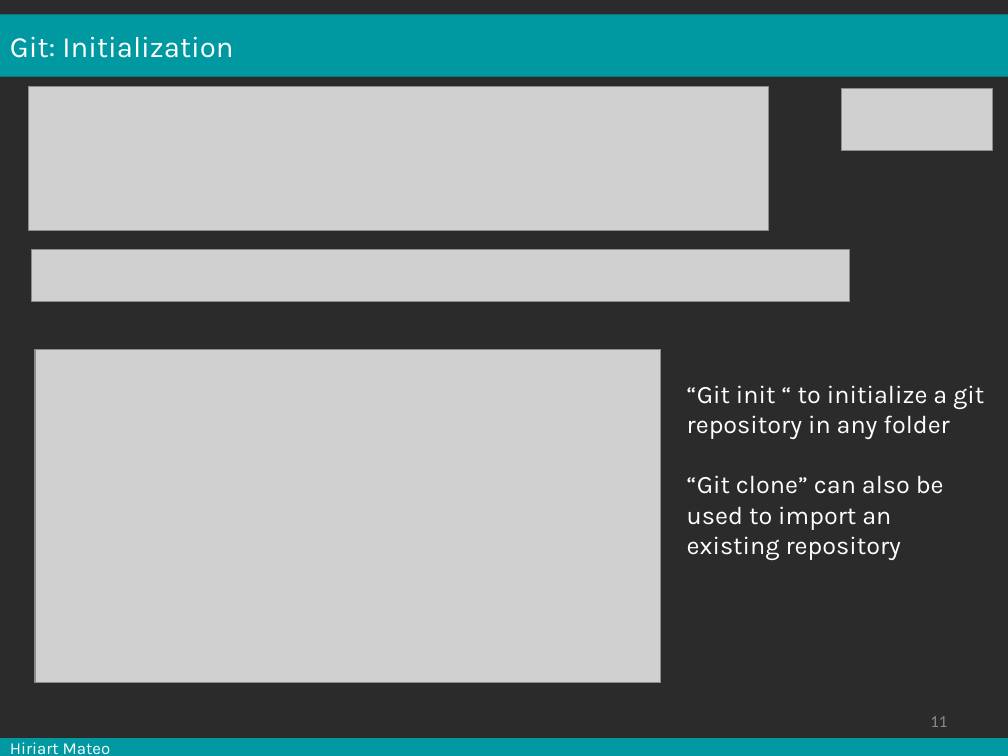
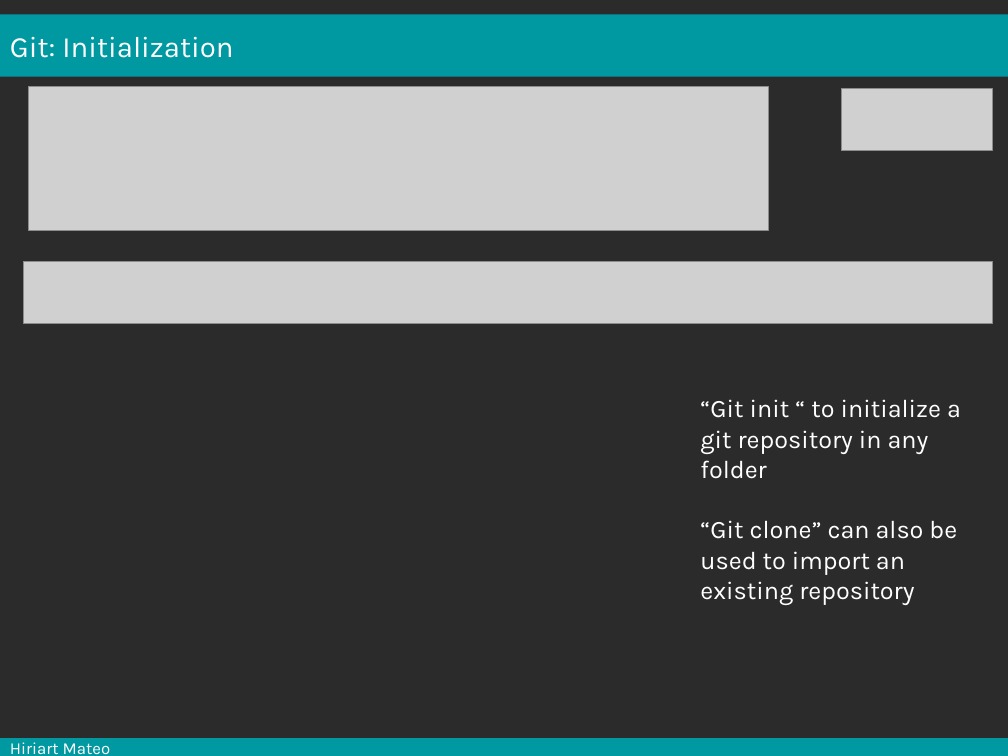
Before and after one commit to mesocentre-clermont-auvergne/formation_fair, a slide deck: slide 9 of fair_versionnage/versionnage_cours/cours.odp (slide 11 before the commit). Drawn at 1008x756 pixels with LibreOffice and Linux fonts; fonts in the diff are those of the drawing; grey boxes stand for pictures; background and template pictures are left out; a plain dark background stands for a picture behind light text. Boxes give left, top, right and bottom in pixels: in the first picture for what was removed or moved away, otherwise in the second. Text is boxed around its words. In the diff, an @@ line names an element or a change of style, - is before the commit and + after.

```diff
--- a/fair_versionnage/versionnage_cours/cours.odp
+++ b/fair_versionnage/versionnage_cours/cours.odp
@@ picture: place and size @@
-picture at <box>31,249,849,301</box>
+picture at <box>24,262,993,325</box>
@@ picture removed at <box>35,350,661,682</box> @@
@@ text "“Git init “ to initialize ..." rewrapped from <box>687,385,984,560</box> to <box>700,399,961,605</box> @@
@@ page number removed at <box>930,716,947,727</box> @@
-11
```
Also in this commit, not shown: 30 other slides changed, 3 slides added, 3 slides removed, 2 other files.
